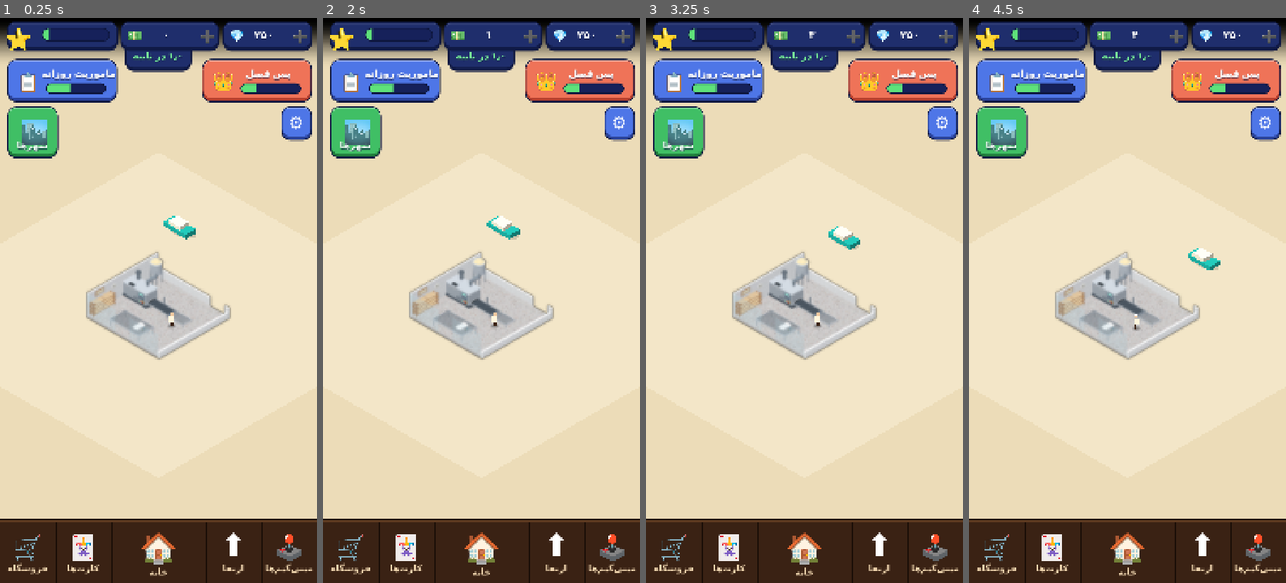
Above: before the commit, frames 1-4 (left to right).
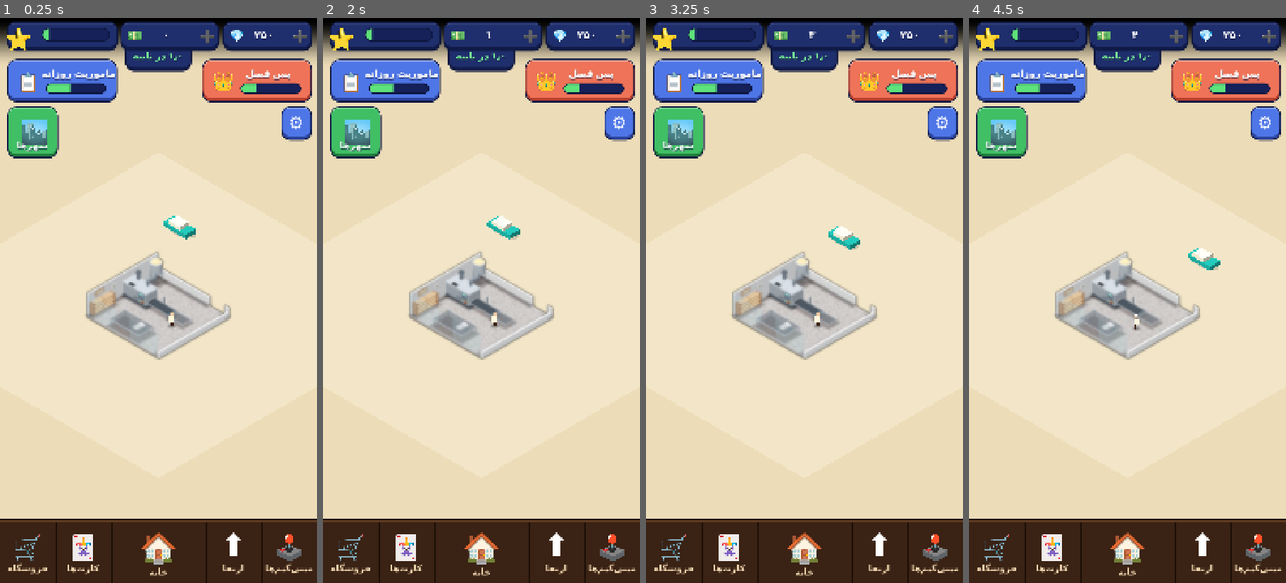
Above: after the commit, the same moments.

Repository: themahdipixl-dev/Noonvaei-godot
Game: Godot game, scene res://scenes/main.tscn
Two runs of this game, one before a commit and one after it. Both use one fixed random seed, a clock stepped at 60 frames per second and the inputs below.
Inputs (mouse positions are in pixels of both pictures, inside the frame that each line leads up to):
- Up to frame 1 (0.25 s): no input
- Up to frame 2 (2 s): click (529, 34) at 0.52 s; click (624, 34) at 1.27 s
- Up to frame 3 (3.25 s): click (902, 80) at 2.02 s; click (943, 125) at 2.77 s
- Up to frame 4 (4.5 s): click (1032, 80) at 3.52 s; click (1000, 131) at 4.27 s

The runs differ from the first frame. In frame 1, 0.7% of the frame differs, in the area x 27-73%, y 45-60%; in frame 2, 0.7%; in frame 3, 0.7%; in frame 4, 0.7%.

Commit message:
Compatibility lighting: renderer-aware _base_soft (SSAO/PCSS only on Forward+/Mobile), stronger sun + shadow opacity, fake soft contact-AO blobs under machines/walls, BAKE_VERSION 2

Diff:
--- a/scripts/world/shop_front_3d.gd
+++ b/scripts/world/shop_front_3d.gd
@@ -16,13 +16,16 @@
 ## اگر رندر روی دستگاه ناموفق باشد (تصویر خالی)، یک‌بار با کیفیت کمتر (بدون MSAA و نصف اندازه) دوباره تلاش می‌کند
 ## و در هر حال پیام وضعیت/خطا را با سیگنال status می‌دهد (Bakery آن را روی نقشه نشان می‌دهد).
 ##
-## نکته: SSAO فقط در Forward+ کار می‌کند؛ در gl_compatibility (رندرر فعلی پروژه) نادیده گرفته می‌شود.
+## رندرر: پروژه روی gl_compatibility است. SSAO و light_angular_distance (سایه‌ی نرم PCSS) فقط در Forward+/Mobile
+## کار می‌کنند؛ پس در Compatibility این‌ها خاموش‌اند و به جایشان:
+##   - نور محیط کمتر، نور خورشید و تیرگی سایه کمی بیشتر (تا حجم از دست نرود)،
+##   - سایه‌ی تماس تقلبی (AO تقلبی): لکه‌های تیره‌ی نرم زیر دستگاه‌ها و کنار دیوارها (_fake_ao).
 
 ## با false کردن، Bakery دوباره مثل قبل فقط از bakery_front.webp (یا placeholder) استفاده می‌کند.
 const ENABLED := true
 
 ## بالا ببرید وقتی کد محیط عوض شد تا تصویر کش‌شده‌ی قبلی استفاده نشود.
-const BAKE_VERSION := 1
+const BAKE_VERSION := 2
 
 ## اندازه‌ی تصویر (مربع). همان محدوده‌ی ۲۰۴۸×۲۰۴۸ مرجع Bakery را پوشش می‌دهد.
 const IMAGE_SIZE := 2048
@@ -430,17 +433,24 @@
 # ============================================================
 
 func _base_soft(cam_size: float, target: Vector3, bg: Color) -> void:
+	# SSAO فقط در Forward+ کار می‌کند؛ PCSS (light_angular_distance) در Compatibility نیست.
+	var method: String = RenderingServer.get_current_rendering_method()
+	var has_ssao: bool = method == "forward_plus"
+	var has_pcss: bool = method != "gl_compatibility"
+
 	var env := Environment.new()
 	env.background_mode = Environment.BG_CLEAR_COLOR
 	env.background_color = bg
 	env.ambient_light_source = Environment.AMBIENT_SOURCE_COLOR
 	env.ambient_light_color = Color("f5f7ff")
-	env.ambient_light_energy = 0.4
+	# بدون SSAO، نور محیط کمتر تا گوشه‌ها و زیر اجسام صاف و بی‌حجم نشود
+	env.ambient_light_energy = 0.4 if has_ssao else 0.3
 	env.tonemap_mode = Environment.TONE_MAPPER_LINEAR
 	env.tonemap_exposure = 1.0
-	env.ssao_enabled = true
-	env.ssao_radius = 1.2
-	env.ssao_intensity = 1.5
+	if has_ssao:
+		env.ssao_enabled = true
+		env.ssao_radius = 1.2
+		env.ssao_intensity = 1.5
 	var we := WorldEnvironment.new()
 	we.environment = env
 	world.add_child(we)
@@ -448,21 +458,23 @@
 	var sun := DirectionalLight3D.new()
 	sun.rotation_degrees = Vector3(-58, 25, 0)
 	sun.light_color = Color("fffaf2")
-	sun.light_energy = 0.8
-	sun.light_angular_distance = 2.0
+	# در Compatibility کمی قوی‌تر و سایه‌ی پررنگ‌تر برای جبران نبودن SSAO
+	sun.light_energy = 0.8 if has_ssao else 0.95
+	if has_pcss:
+		sun.light_angular_distance = 2.0
 	sun.shadow_enabled = true
 	sun.directional_shadow_mode = DirectionalLight3D.SHADOW_ORTHOGONAL
 	sun.directional_shadow_max_distance = 80.0
 	sun.shadow_bias = 0.03
 	sun.shadow_normal_bias = 0.3
-	sun.shadow_blur = 8.0
-	sun.shadow_opacity = 0.6
+	sun.shadow_blur = 8.0 if has_pcss else 2.0
+	sun.shadow_opacity = 0.6 if has_ssao else 0.72
 	world.add_child(sun)
 
 	var fill := DirectionalLight3D.new()
 	fill.rotation_degrees = Vector3(-35, 200, 0)
 	fill.light_color = Color("e6ecff")
-	fill.light_energy = 0.15
+	fill.light_energy = 0.15 if has_ssao else 0.18
 	fill.shadow_enabled = false
 	world.add_child(fill)
 
@@ -474,6 +486,55 @@
 	world.add_child(cam)
 	cam.look_at_from_position(target + Vector3(30, 30, 30), target, Vector3.UP)
 	cam.current = true
+
+
+# ============================================================
+# AO تقلبی (جایگزین SSAO در Compatibility)
+# ============================================================
+
+## لکه‌ی سایه‌ی نرم روی کف، به مرکز (cx, cz) و اندازه‌ی sx × sz.
+## چند لایه‌ی شفاف تو در تو (از بزرگ به کوچک) → وسط تیره‌تر و لبه‌ها محو.
+## strength تقریباً تیرگی وسط است (۰ تا ۱).
+func ao_rect(cx: float, cz: float, sx: float, sz: float, strength: float = 0.5) -> void:
+	var layers := 4
+	var alpha: float = clampf(strength, 0.0, 1.0) * 0.2
+	for i in range(layers):
+		var grow: float = 0.3 * float(layers - 1 - i) / float(layers - 1)
+		var m := MeshInstance3D.new()
+		var b := BoxMesh.new()
+		b.size = Vector3(sx + 2.0 * grow, 0.002, sz + 2.0 * grow)
+		m.mesh = b
+		var mat := StandardMaterial3D.new()
+		mat.shading_mode = BaseMaterial3D.SHADING_MODE_UNSHADED
+		mat.albedo_color = Color(0.05, 0.04, 0.03, alpha)
+		mat.transparency = BaseMaterial3D.TRANSPARENCY_ALPHA
+		m.material_override = mat
+		m.cast_shadow = GeometryInstance3D.SHADOW_CASTING_SETTING_OFF
+		# کمی بالاتر از تراشه‌های موزاییک (۰٫۰۲۵)؛ هر لایه ۰٫۰۰۰۵ بالاتر
+		m.position = Vector3(cx, 0.03 + 0.0005 * i, cz)
+		world.add_child(m)
+
+
+## سایه‌ی تماس زیر دستگاه‌ها و میزها و کنار دیوارها (مختصات دنیا، بعد از ساخت همه‌چیز).
+func _fake_ao() -> void:
+	# کنار دیوارها
+	ao_rect(-5.8, 0.0, 0.5, 12.0, 0.5)
+	ao_rect(-1.5, -5.8, 9.0, 0.5, 0.5)
+	ao_rect(5.9, -5.8, 0.8, 0.5, 0.5)
+	ao_rect(5.8, 0.0, 0.4, 12.0, 0.35)
+	# تنور
+	ao_rect(-3.95, -1.0, 4.3, 2.3, 0.6)
+	# مخزن خمیر، نوار و واحد غلتک
+	ao_rect(-4.95, -4.8, 1.8, 1.8, 0.4)
+	ao_rect(-4.95, -3.5, 0.7, 3.1, 0.4)
+	ao_rect(-4.95, -2.3, 1.1, 0.9, 0.5)
+	# تسمه‌ی توری و میز کوتاه
+	ao_rect(-0.45, -1.0, 4.0, 1.4, 0.35)
+	ao_rect(2.9, -1.0, 2.6, 1.7, 0.4)
+	# میز فروش
+	ao_rect(0.0, 4.4, 5.2, 2.8, 0.45)
+	# قفسه‌ی نان
+	ao_rect(-5.5, 4.0, 1.0, 3.9, 0.4)
 
 
 # ============================================================
@@ -842,3 +903,7 @@
 	mesh_table(0.0, 4.4, 5.0, 2.6, 1.0)
 	bag_stack(1.2, 1.17, 4.4, 0.77, 1.4, 0.2, rng, 20)
 	card_reader(2.0, 1.07, 4.4)
+
+	# سایه‌ی تماس تقلبی (بدون SSAO در Compatibility)؛ آخر از همه تا روی بقیه‌ی تراشه‌های کف بیفتد
+	if RenderingServer.get_current_rendering_method() != "forward_plus":
+		_fake_ao()
